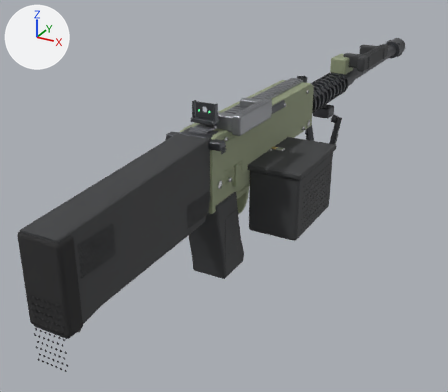
Two versions of the glTF model assets/weapon_expansion/gpmg.glb, one commit apart.
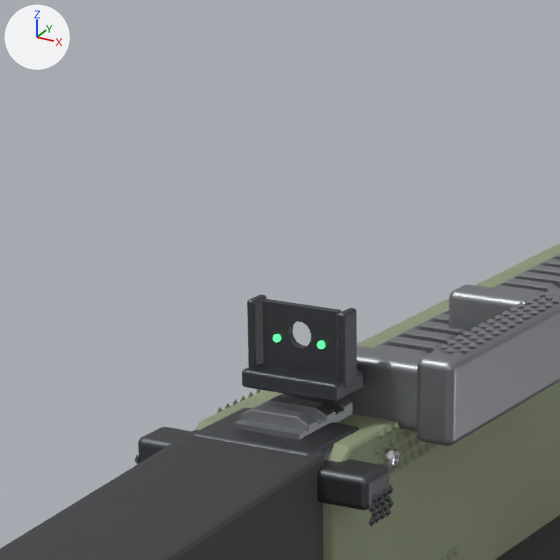
There are two pictures of each version: one whole from a camera (50 mm lens) standing at (0.335, -0.854, 0.411) and looking at (-0.079, -0.1, 0.034), one close up on the part from 30% to 59% of the width and 8% to 42% of the height. Every picture has the same lights, and +X, +Y and +Z are marked at upper left. The older version's two pictures come first. Where no turn or scale is listed for an object, it has been applied to the vertices. Vertices at exactly the same position are counted once.

In view in the first close-up: 'Magazine', 'Receiver'.
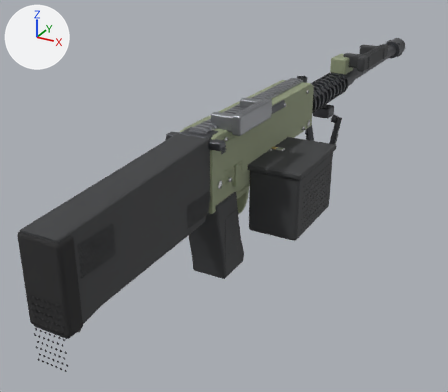
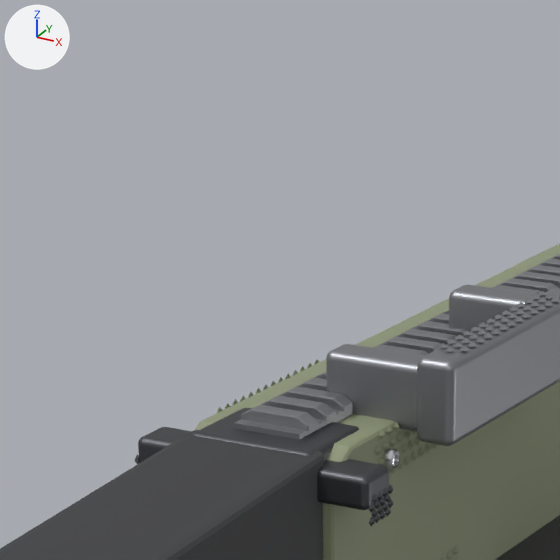
Boxes [x1, y1, x2, y2] around the edits, measured in the close-ups (560 x 560 px):
part 1 of me_general_purpose_mg_0, deleted: before [242, 295, 363, 402]

The edits, one by one:
me_general_purpose_mg_0 is used by ob_receiver; location (0.0, 0.0, 0.0).
me_general_purpose_mg_0 had 25890 vertices, 45396 faces and spanned x -0.035..0.067, y -0.55..0.55, z 0.0..0.233.
me_general_purpose_mg_0 now has 25354 vertices, 44344 faces and spans x -0.035..0.067, y -0.55..0.55, z 0.0..0.222.
me_general_purpose_mg_0 part 1: 6 loose pieces with 536 vertices, spanning x -0.015..0.015, y -0.295..-0.28, z 0.211..0.233, are deleted.
me_general_purpose_mg_0 no longer uses material mat_embergreen (green #61ed95, glowing green #59ff99).
